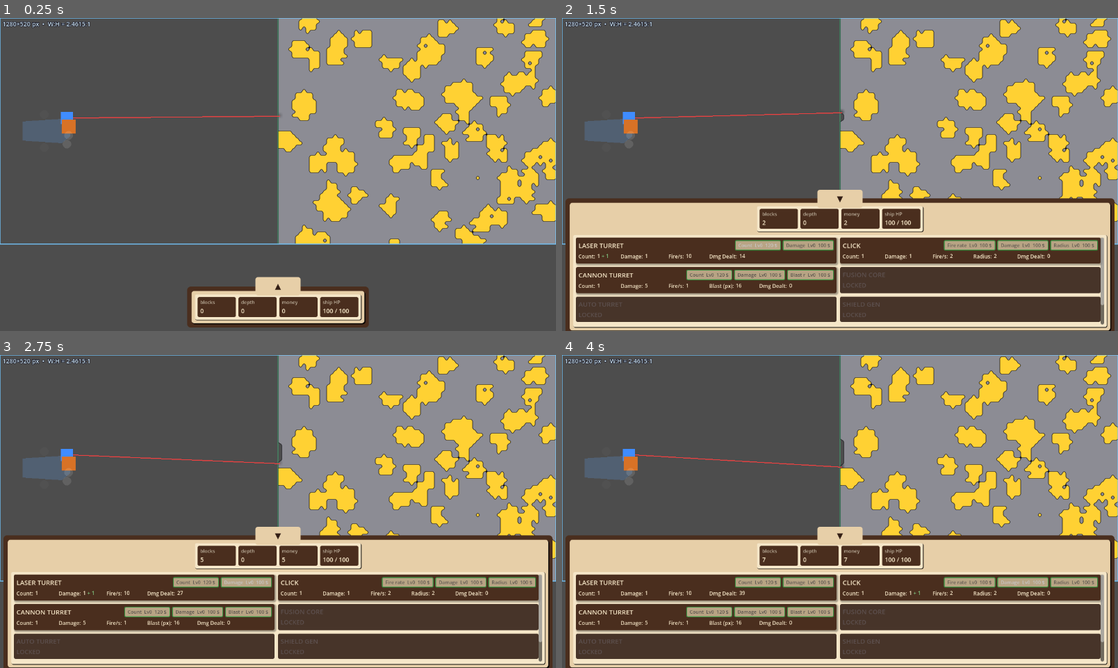
Above: before the commit, frames 1-4 (two rows, left to right).
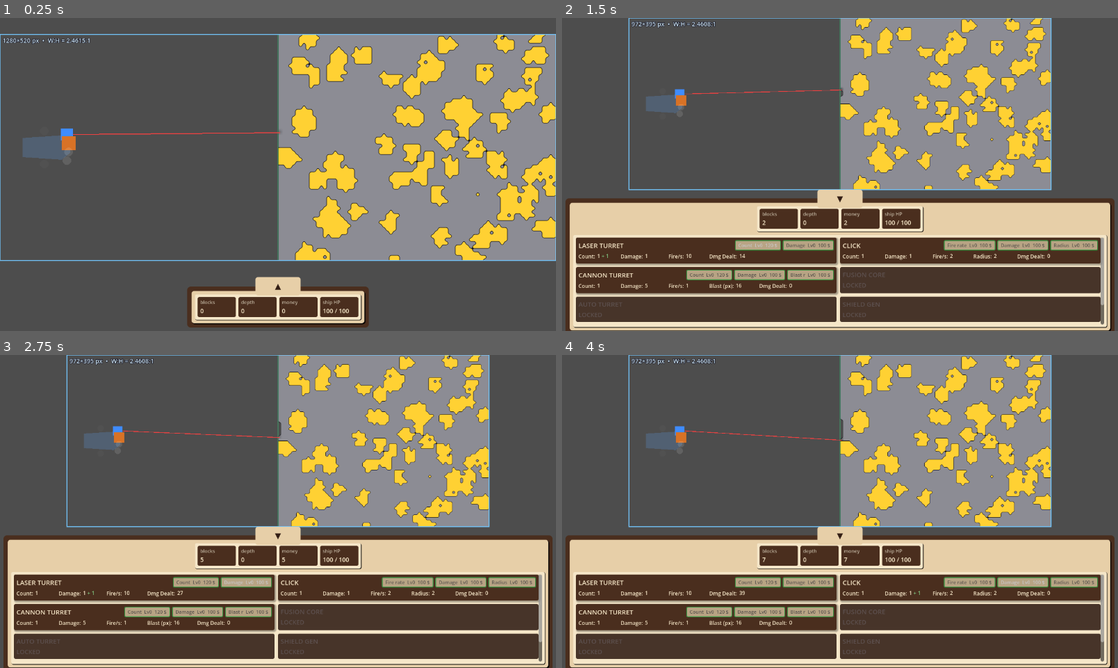
Above: after the commit, the same moments.

Repository: caboyd/blast_game
Game: Godot game, scene res://scenes/Main.tscn
Same seed, same stepped clock (60 frames per second), same inputs: the game is played once before the commit and once after it.
Inputs:
- Up to frame 1 (0.25 s): no input
- Up to frame 2 (1.5 s): click "▲" at 0.5 s; click "Count Lv0 120 $" at 1.25 s
- Up to frame 3 (2.75 s): click "Damage Lv0 100 $" at 2 s
- Up to frame 4 (4 s): click "Fire rate Lv0 100 $" at 2.75 s; click "Damage Lv0 100 $" at 3.5 s

The runs differ from the first frame. In frame 1, 22% of the frame differs, in the area x 0-100%, y 0-78%; in frame 2, 19%; in frame 3, 19%; in frame 4, 19%.

Commit message:
Enhance Main and BottomHUD functionality
- Introduced BottomHUD class for better HUD management.
- Added methods in BottomHUD to calculate occlusion reserve pixels.
- Updated Main.gd to connect BottomHUD signals for layout changes.
- Refactored viewport layout handling to utilize BottomHUD's reserve calculation.

Diff:
--- a/scripts/Main.gd
+++ b/scripts/Main.gd
@@ -15,8 +15,8 @@
 @onready var _ship: Ship = %Ship
 @onready var _viewport_info: Label = %ViewportInfo
 @onready var _game_camera: Camera2D = %GameCamera2D
-@onready var _game_subviewport: SubViewport = %GameSubViewport
 @onready var _subviewport_container: SubViewportContainer = $GameplayBlock/AspectRatioContainer/ViewportFrame/SubViewportContainer
+@onready var _bottom_hud: BottomHUD = get_node_or_null("UI/BottomHUD") as BottomHUD
 
 
 func _ready() -> void:
@@ -34,6 +34,15 @@
 		UpgradeBus.upgrade_purchased.connect(_on_upgrade_purchased)
 	if _subviewport_container != null and not _subviewport_container.resized.is_connected(_on_subviewport_container_resized):
 		_subviewport_container.resized.connect(_on_subviewport_container_resized)
+	if _bottom_hud != null:
+		if not _bottom_hud.resized.is_connected(_on_bottom_hud_layout_changed):
+			_bottom_hud.resized.connect(_on_bottom_hud_layout_changed)
+		if not _bottom_hud.item_rect_changed.is_connected(_on_bottom_hud_layout_changed):
+			_bottom_hud.item_rect_changed.connect(_on_bottom_hud_layout_changed)
+	if not resized.is_connected(_on_main_resized_for_viewport):
+		resized.connect(_on_main_resized_for_viewport)
+	if not get_viewport().size_changed.is_connected(_on_main_resized_for_viewport):
+		get_viewport().size_changed.connect(_on_main_resized_for_viewport)
 	call_deferred("_apply_game_viewport_layout")
 
 
@@ -41,10 +50,24 @@
 	_apply_game_viewport_layout()
 
 
+func _on_bottom_hud_layout_changed() -> void:
+	call_deferred("_apply_game_viewport_layout")
+
+
+func _on_main_resized_for_viewport() -> void:
+	call_deferred("_apply_game_viewport_layout")
+
+
+func _hud_bottom_reserve_px() -> float:
+	if _bottom_hud != null:
+		return float(_bottom_hud.get_occlusion_bottom_reserve_px())
+	return float(HUD_RESERVE_PX)
+
+
 func _apply_game_viewport_layout() -> void:
 	var block := get_node_or_null("GameplayBlock") as Control
 	if block != null:
-		block.offset_bottom = -float(HUD_RESERVE_PX)
+		block.offset_bottom = -_hud_bottom_reserve_px()
 	var ar := get_node_or_null("GameplayBlock/AspectRatioContainer") as AspectRatioContainer
 	if ar != null:
 		ar.ratio = float(GAME_VIEWPORT_SIZE.x) / float(GAME_VIEWPORT_SIZE.y)
@@ -59,8 +82,7 @@
 	else:
 		w = int(GAME_VIEWPORT_SIZE.x)
 		h = int(GAME_VIEWPORT_SIZE.y)
-	if _game_subviewport != null:
-		_game_subviewport.size = Vector2i(w, h)
+	# SubViewport size driven by SubViewportContainer when stretch is true — do not assign here.
 	if _game_camera != null and GAMEPLAY_REFERENCE.x > 0 and GAMEPLAY_REFERENCE.y > 0:
 		# Center the reference playfield in the subviewport: screen center in world, zero offset in screen space.
 		_game_camera.position = 0.5 * Vector2(GAMEPLAY_REFERENCE)
--- a/scripts/ui/BottomHUD.gd
+++ b/scripts/ui/BottomHUD.gd
@@ -1,4 +1,5 @@
 extends Control
+class_name BottomHUD
 
 const StatItemScene := preload("res://scenes/ui/StatItem.tscn")
 const UpgradeItemScene := preload("res://scenes/ui/UpgradeItem.tscn")
@@ -197,6 +198,18 @@
 	offset_left = expanded_margin_horizontal
 	offset_right = -expanded_margin_horizontal
 	grow_horizontal = Control.GROW_DIRECTION_BOTH
+
+
+## Pixels from bottom of viewport to topmost visible HUD pixel (includes handle above panel).
+func get_occlusion_bottom_reserve_px() -> int:
+	var r: Rect2 = get_global_rect()
+	for c in get_children():
+		if c is Control and (c as Control).visible:
+			r = r.merge((c as Control).get_global_rect())
+	var vis: Rect2 = get_viewport().get_visible_rect()
+	var top_y: float = r.position.y
+	var reserve: float = vis.end.y - top_y
+	return maxi(ceili(reserve), 1)
 
 
 func _hook_ship_health() -> void:
